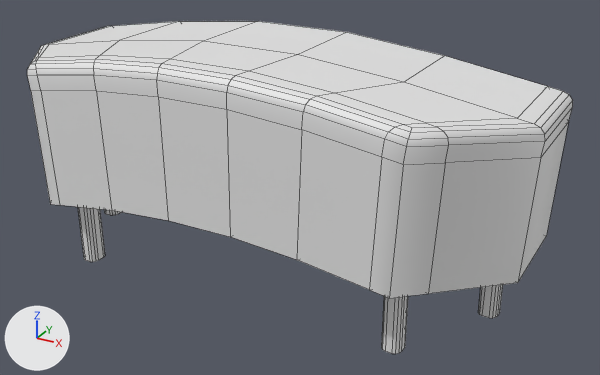
The FBX model Katana/Assets/Models/Bar/RoofSettings.fbx: old version first, new version second.
The view is the same before and after, from a 50 mm camera at (30.4, -64.2, 32.9) aimed at (2.6, -13.7, 7.7). Arrows for +X, +Y and +Z are at lower left; the lights stay in place. The older version comes first. Mesh edges are drawn as thin lines. Where no turn or scale is listed for an object, it has been applied to the vertices.

Script lines for the objects in view, before the commit:
```python
me_cube_005 = bpy.data.meshes.new('Cube.005')
me_cube_005.from_pydata(...)  # 292 vertices, 226 faces; spans x -21.6..20.4, y -22.4..-7.2, z -0.1..18.3
me_cube_005.materials.append(mat_roof)  # white #e7e7e7
ob_roof_001 = bpy.data.objects.new('Roof.001', me_cube_005)
ob_roof_001.location = (0.0, 0.0, 0.0)
```
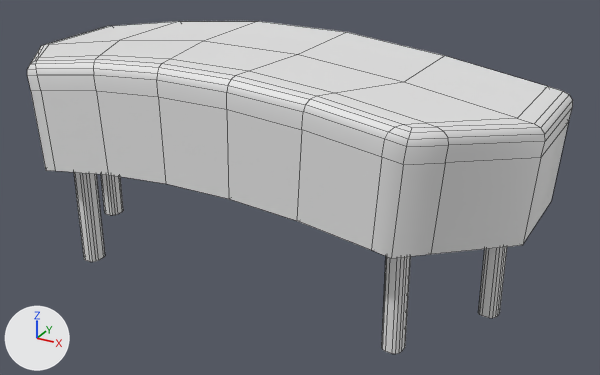
Commit message: Modifing 'Roof Settings' Model

The change, as a diff of the scene's bpy script:
```diff
--- a/Katana/Assets/Models/Bar/RoofSettings.fbx.py
+++ b/Katana/Assets/Models/Bar/RoofSettings.fbx.py
@@ me_cube_005 @@
 me_cube_005.from_pydata(...)  # 292 vertices, 226 faces; spans x -21.6..20.4, y -22.4..-7.2, z -0.1..18.3
 # used by ob_roof_001; location = (0.0, 0.0, 0.0)
+# me_cube_005 part 1: all 24 vertices in x -21.0..19.8, y -22.4..-7.2, z 4.8..7.2 are moved by (0.0, 0.0, 2.8)
 me_cube_005.materials.append(mat_roof)
```

What differs and where, as boxes [x1, y1, x2, y2] in the pictures (600 x 375 px; the box of a moved part takes in the faces that stretch with it):
part 1 of me_cube_005, moved or reshaped
    before: [31, 90, 568, 298]
    after: [31, 90, 568, 258]
